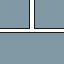
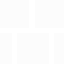
Comparing the layer stacks of the two 64x64 images. Changes:
renamed "矩形 2 副本" to "矩形 2", opacity 100% → 1%, painted on it, unmasked it over [0, 0, 64, 64]
